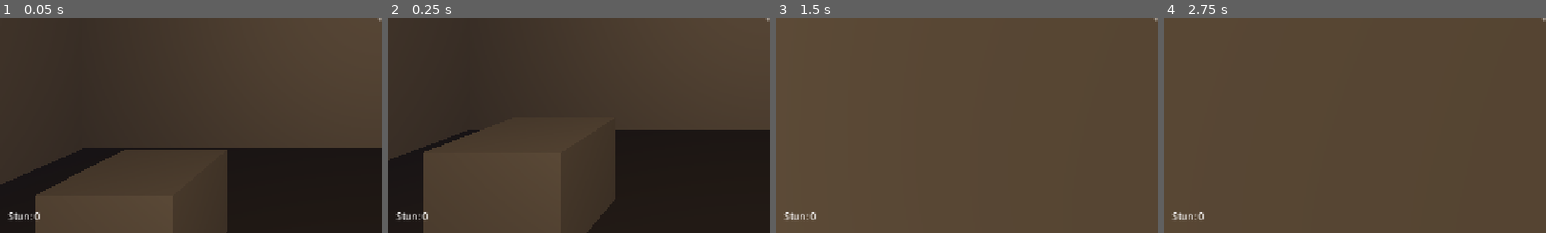
Above: before the commit, frames 1-4 (left to right).
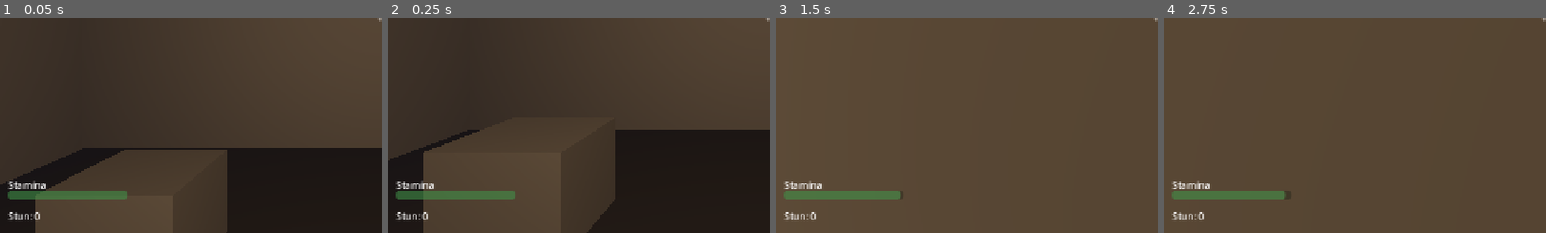
Above: after the commit, the same moments.

Repository: MedianHansen/horrorscratcher
Game: Godot game, scene res://scenes/main.tscn
The game is run twice, just before and just after one commit, with the same random seed, the same clock (stepped at 60 frames per second) and the same inputs.
Inputs (mouse positions are % of the whole screen's width and height, from its top left):
- Up to frame 1 (0.05 s): no input
- Up to frame 2 (0.25 s): no input
- Up to frame 3 (1.5 s): tap Enter at 0.5 s; move the mouse to (55, 50) at 0.52 s; hold Shift (sprint) 0.53-1.28 s; hold Up (move_forward) from 0.53 s (still down); click (55, 50) at 0.67 s; tap Space (jump) at 0.77 s; move the mouse to (45, 50) at 1.27 s; tap E (interact) at 1.35 s; click (45, 50) at 1.42 s
- Up to frame 4 (2.75 s): keep holding Up (move_forward); tap Space (jump) at 1.52, 2 s; tap Shift (sprint) at 1.55 s; move the mouse to (52, 48) at 2.02 s; hold Shift (sprint) from 2.03 s (still down); click (52, 48) at 2.17 s
The pictures show only the part of the screen within x 0-50%, y 50-100%; the shares and areas given below are measured in that part.

The runs differ from the first frame. In frame 1, 1.5% of the frame differs, in the area x 2-34%, y 75-85%; in frame 2, 1.5%; in frame 3, 1.5%; in frame 4, 1.4%.

Commit message:
Add stamina, more workshop upgrades, and rebalance XP and costs
- Stamina: max 100, sprint drains over ~30 s; only sleeping restores it (5, or 10 with Restful Bed); HUD bar
- Workshop upgrades: Bag Space (+2 slots/level), Brush Size (+20% radius/level), Restful Bed (sleep 5 -> 10)
- Trashcan cost 50 -> 1 coin
- Suffering XP curve -> soft ramp [1, 3, 7, 14, 26, 45, 75, 120, 180] (total 471)
- New skill Unlock Bone (Bone weight +20, Empty -20; requires Unlock Coin) so the higher-XP Bone icon becomes rollable
- Update AGENTS.md / plan0.1.md / README.md

Diff:
--- a/scenes/main.tscn
+++ b/scenes/main.tscn
@@ -143,6 +143,28 @@
 text = "Stun: 0"
 mouse_filter = 2
 
+[node name="StaminaLabel" type="Label" parent="UI/HUD"]
+anchor_top = 1.0
+anchor_bottom = 1.0
+offset_left = 16.0
+offset_top = -92.0
+offset_right = 216.0
+offset_bottom = -74.0
+text = "Stamina"
+mouse_filter = 2
+
+[node name="Stamina" type="ProgressBar" parent="UI/HUD"]
+anchor_top = 1.0
+anchor_bottom = 1.0
+offset_left = 16.0
+offset_top = -72.0
+offset_right = 216.0
+offset_bottom = -56.0
+max_value = 100.0
+value = 100.0
+show_percentage = false
+mouse_filter = 2
+
 [node name="DeathMessage" type="Label" parent="UI/HUD"]
 anchors_preset = 4
 anchor_left = 0.5
--- a/scripts/game.gd
+++ b/scripts/game.gd
@@ -32,7 +32,28 @@
 		"description": "Unlocks a bin in the hideout to discard a held ticket.",
 		"max": 1,
 		"mult": 1.0,
-		"base_cost": 50,
+		"base_cost": 1,
+	},
+	&"bag_space": {
+		"title": "Bag Space",
+		"description": "+2 backpack slots per level.",
+		"max": 5,
+		"mult": 1.0,
+		"base_cost": 60,
+	},
+	&"brush_size": {
+		"title": "Brush Size",
+		"description": "+20% scratch brush radius per level.",
+		"max": 5,
+		"mult": 1.2,
+		"base_cost": 35,
+	},
+	&"restful_bed": {
+		"title": "Restful Bed",
+		"description": "Sleeping restores 10 stamina instead of 5.",
+		"max": 1,
+		"mult": 1.0,
+		"base_cost": 80,
 	},
 }
 
@@ -94,6 +115,9 @@
 		return
 	night_time_left = night_duration
 	reset_gadgets()
+	var player := get_tree().get_first_node_in_group("player")
+	if player and player.has_method("restore_stamina"):
+		player.restore_stamina(float(sleep_stamina_rest()))
 	set_phase(Phase.NIGHT)
 	night_started.emit()
 
@@ -237,6 +261,22 @@
 
 func has_trashcan() -> bool:
 	return upgrade_level(&"trashcan") > 0
+
+
+func backpack_bonus() -> int:
+	return 2 * upgrade_level(&"bag_space")
+
+
+func effective_backpack_capacity() -> int:
+	return backpack_capacity + backpack_bonus()
+
+
+func brush_scale() -> float:
+	return _upgrade_multiplier(&"brush_size")
+
+
+func sleep_stamina_rest() -> int:
+	return 10 if upgrade_level(&"restful_bed") > 0 else 5
 
 
 func _upgrade_multiplier(id: StringName) -> float:
--- a/scripts/hud.gd
+++ b/scripts/hud.gd
@@ -1,22 +1,26 @@
 extends Control
 
 var _game: Node
+var _player: Node
 var _phase_label: Label
 var _timer_label: Label
 var _carried_label: Label
 var _gadget_label: Label
 var _death_label: Label
 var _alert_label: Label
+var _stamina_bar: ProgressBar
 
 
 func _ready() -> void:
 	_game = get_tree().get_first_node_in_group("game")
+	_player = get_tree().get_first_node_in_group("player")
 	_phase_label = get_node_or_null("PhaseLabel")
 	_timer_label = get_node_or_null("NightTimer")
 	_carried_label = get_node_or_null("Carried")
 	_gadget_label = get_node_or_null("Gadget")
 	_death_label = get_node_or_null("DeathMessage")
 	_alert_label = get_node_or_null("Alert")
+	_stamina_bar = get_node_or_null("Stamina")
 	if _game:
 		_game.phase_changed.connect(_on_phase_changed)
 		_game.backpack_changed.connect(refresh)
@@ -28,6 +32,7 @@
 func _process(_delta: float) -> void:
 	_update_timer()
 	_update_alert()
+	_update_stamina()
 
 
 func refresh() -> void:
@@ -36,7 +41,7 @@
 	if _phase_label:
 		_phase_label.text = "NIGHT" if _game.is_night() else "DAY"
 	if _carried_label:
-		_carried_label.text = "Tickets: %d / %d" % [_game.backpack.size(), _game.backpack_capacity]
+		_carried_label.text = "Tickets: %d / %d" % [_game.backpack.size(), _game.effective_backpack_capacity()]
 	if _gadget_label:
 		_gadget_label.text = "Stun: %d" % _game.gadget_charges
 	_update_timer()
@@ -77,3 +82,19 @@
 		_alert_label.add_theme_color_override("font_color", Color(0.96, 0.72, 0.16))
 	else:
 		_alert_label.text = ""
+
+
+func _update_stamina() -> void:
+	if _stamina_bar == null or _player == null:
+		return
+	var value := float(_player.get("stamina"))
+	var max_value := float(_player.get("stamina_max"))
+	_stamina_bar.max_value = max_value
+	_stamina_bar.value = value
+	var ratio := value / maxf(1.0, max_value)
+	var color := Color(0.35, 0.8, 0.4)
+	if ratio < 0.2:
+		color = Color(0.9, 0.2, 0.15)
+	elif ratio < 0.5:
+		color = Color(0.92, 0.72, 0.2)
+	_stamina_bar.modulate = color
--- a/scripts/player.gd
+++ b/scripts/player.gd
@@ -9,11 +9,14 @@
 @export var jump_velocity: float = 4.5
 @export var gravity: float = 9.8
 @export var scratch_damage: float = 0.6
+@export var stamina_max: float = 100.0
+@export var sprint_stamina_seconds: float = 30.0
 
 var yaw: float = 0.0
 var pitch: float = 0.0
 var coins: int = 0
 var input_locked: bool = false
+var stamina: float = 100.0
 const PITCH_LIMIT := deg_to_rad(88)
 
 @onready var cam: Camera3D = $Camera3D
@@ -31,7 +34,12 @@
 	_coins_label = get_node_or_null("../UI/Coins")
 	_prompt_label = get_node_or_null("../UI/Prompt")
 	_game = get_tree().get_first_node_in_group("game")
+	stamina = stamina_max
 	_update_coins_label()
+
+
+func restore_stamina(amount: float) -> void:
+	stamina = clampf(stamina + amount, 0.0, stamina_max)
 
 
 func current_noise_radius() -> float:
@@ -41,7 +49,7 @@
 		return 0.0
 	if _game == null:
 		_game = get_tree().get_first_node_in_group("game")
-	var sprinting := Input.is_action_pressed("sprint")
+	var sprinting := Input.is_action_pressed("sprint") and stamina > 0.0
 	if _game:
 		return float(_game.noise_sprint_radius) if sprinting else float(_game.noise_walk_radius)
 	return 12.0 if sprinting else 4.0
@@ -134,9 +142,14 @@
 	if direction.length() > 0:
 		direction = direction.normalized()
 
-	var speed := (sprint_speed if Input.is_action_pressed("sprint") else normal_speed) * _move_speed_multiplier()
+	var moving := direction != Vector3.ZERO
+	var sprinting := moving and Input.is_action_pressed("sprint") and stamina > 0.0
+	if sprinting:
+		stamina = maxf(0.0, stamina - (stamina_max / maxf(0.001, sprint_stamina_seconds)) * delta)
 
-	if direction != Vector3.ZERO:
+	var speed := (sprint_speed if sprinting else normal_speed) * _move_speed_multiplier()
+
+	if moving:
 		velocity.x = direction.x * speed
 		velocity.z = direction.z * speed
 	else:
--- a/scripts/scratch_ticket.gd
+++ b/scripts/scratch_ticket.gd
@@ -371,7 +371,7 @@
 	_resolve_game()
 	if _game == null:
 		return
-	if _game.backpack.size() >= int(_game.backpack_capacity):
+	if _game.backpack.size() >= int(_game.effective_backpack_capacity()):
 		if _player and _player.has_method("show_prompt"):
 			_player.show_prompt("Backpack full", self)
 		_interact_cooldown = 0.75
@@ -512,8 +512,9 @@
 	var grid_h: int = p["grid_h"]
 	var health: PackedFloat32Array = p["health"]
 	var damage := distance * _player_damage()
-	var radius := int(ceil(brush_radius_cells))
-	var radius_sq := brush_radius_cells * brush_radius_cells
+	var brush := brush_radius_cells * _brush_scale()
+	var radius := int(ceil(brush))
+	var radius_sq := brush * brush
 	var changed := false
 	var applied := 0.0
 	var dirty: PackedInt32Array = p["dirty_indices"]
@@ -531,7 +532,7 @@
 			var h := health[idx]
 			if h <= 0.0:
 				continue
-			var falloff := 1.0 - sqrt(d_sq) / brush_radius_cells
+			var falloff := 1.0 - sqrt(d_sq) / brush
 			var nh := maxf(0.0, h - damage * falloff)
 			if nh != h:
 				applied += h - nh
@@ -560,6 +561,13 @@
 	if _game and _game.has_method("scratch_damage_multiplier"):
 		mult = float(_game.scratch_damage_multiplier())
 	return base * mult
+
+
+func _brush_scale() -> float:
+	_resolve_game()
+	if _game and _game.has_method("brush_scale"):
+		return float(_game.brush_scale())
+	return 1.0
 
 
 func _reveal_panel(panel_index: int) -> void:
--- a/scripts/skill_node.gd
+++ b/scripts/skill_node.gd
@@ -59,8 +59,10 @@
 
 	var glyph := skill.glyph if skill.glyph != "" else skill.title.substr(0, 1)
 	var fs := 30
+	var lum := 0.2126 * bg.r + 0.7152 * bg.g + 0.0722 * bg.b
+	var glyph_color := Color(0.06, 0.06, 0.07) if lum > 0.5 else Color(0.95, 0.95, 0.95)
 	var glyph_size := font.get_string_size(glyph, HORIZONTAL_ALIGNMENT_LEFT, -1, fs)
-	draw_string(font, Vector2((size.x - glyph_size.x) * 0.5, (size.y + glyph_size.y) * 0.5 - 6.0), glyph, HORIZONTAL_ALIGNMENT_LEFT, -1, fs, Color(0.06, 0.06, 0.07))
+	draw_string(font, Vector2((size.x - glyph_size.x) * 0.5, (size.y + glyph_size.y) * 0.5 - 6.0), glyph, HORIZONTAL_ALIGNMENT_LEFT, -1, fs, glyph_color)
 
 	var rank_text := "%d/%d" % [rank, skill.max_ranks]
 	var rank_size := font.get_string_size(rank_text, HORIZONTAL_ALIGNMENT_LEFT, -1, 14)
--- a/ticket_types/suffering.tres
+++ b/ticket_types/suffering.tres
@@ -74,6 +74,22 @@
 cost = 0
 requires = &""
 
+[sub_resource type="Resource" id="Resource_bone"]
+script = ExtResource("3_mc71x")
+id = &"unlock_bone"
+title = "Unlock Bone"
+description = "Broken Bone can now appear (weight +20) and Empty becomes less likely (weight -20)."
+icon_color = Color(0.86, 0.85, 0.78, 1)
+glyph = "N"
+kind = 0
+target_icon = &"bone"
+amount = 20.0
+target_icon_2 = &"empty"
+amount_2 = -20.0
+max_ranks = 1
+cost = 0
+requires = &"unlock_coin"
+
 [sub_resource type="Resource" id="Resource_o66fl"]
 script = ExtResource("3_mc71x")
 id = &"coin_luck"
@@ -121,7 +137,7 @@
 type_name = "Suffering"
 tile_count = 3
 level_cap = 10
-level_xp = PackedInt32Array(1, 5, 10, 15, 20, 25, 30, 35, 40)
+level_xp = PackedInt32Array(1, 3, 7, 14, 26, 45, 75, 120, 180)
 paper_color = Color(0.9, 0.87, 0.8, 1)
 icons = Array[ExtResource("1_bdm1m")]([SubResource("Resource_v205m"), SubResource("Resource_oo6x8"), SubResource("Resource_vxnrt"), SubResource("Resource_5rvvb"), SubResource("Resource_o0351"), SubResource("Resource_3ep2w")])
-skills = Array[ExtResource("3_mc71x")]([SubResource("Resource_unlock"), SubResource("Resource_o66fl"), SubResource("Resource_d4ol6"), SubResource("Resource_st322")])
+skills = Array[ExtResource("3_mc71x")]([SubResource("Resource_unlock"), SubResource("Resource_bone"), SubResource("Resource_o66fl"), SubResource("Resource_d4ol6"), SubResource("Resource_st322")])
Not shown: 1 places in ticket_types/suffering.tres that only renumber resources
Not shown, changed: AGENTS.md
Not shown, changed: README.md
Not shown, changed: plan0.1.md
